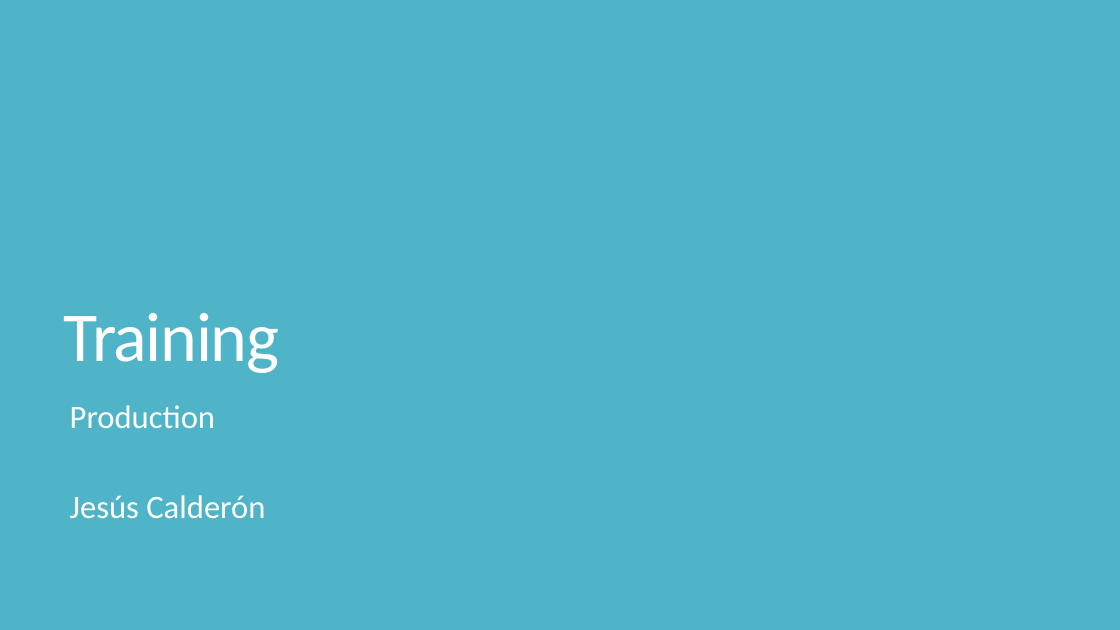
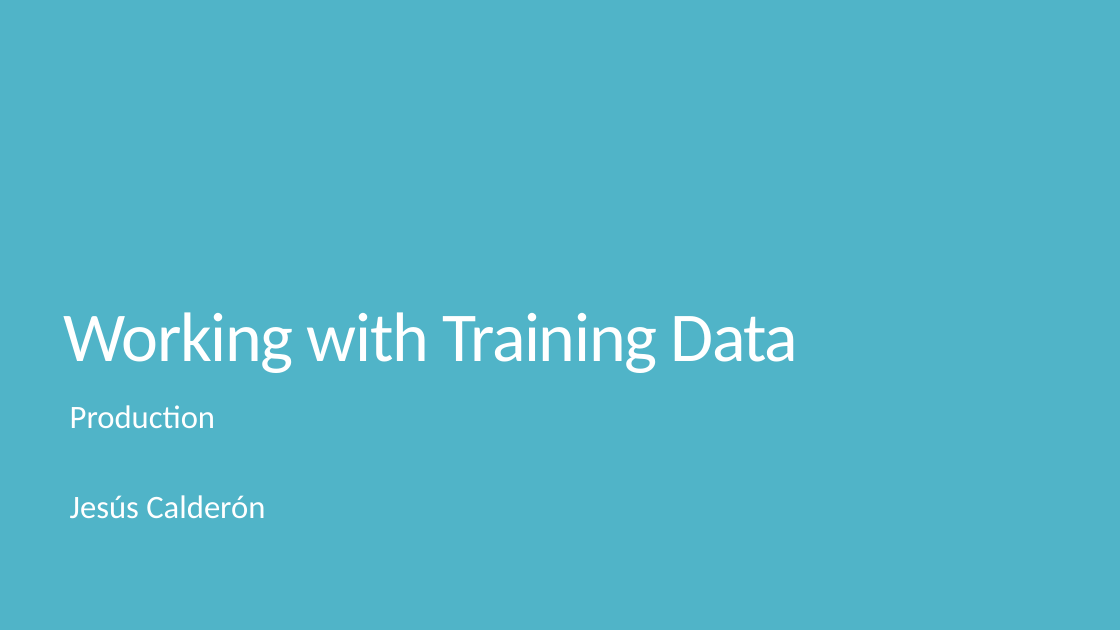
Before and after one commit to UofT-DSI/production, a slide deck: slide 1 of lessons/part_3/production_3.pptx. Drawn at 1120x630 pixels with LibreOffice and Linux fonts; fonts in the diff are those of the drawing. Boxes give left, top, right and bottom in pixels: in the first picture for what was removed or moved away, otherwise in the second. Text is boxed around its words. In the diff, an @@ line names an element or a change of style, - is before the commit and + after.

```diff
--- a/lessons/part_3/production_3.pptx
+++ b/lessons/part_3/production_3.pptx
@@ title at (x1=64, y1=312, x2=798, y2=373): text changed @@
-Training
+Working with Training Data
```
Also in this commit, not shown: 18 other slides changed, 4 slides added, 4 slides removed, 2 other files.
